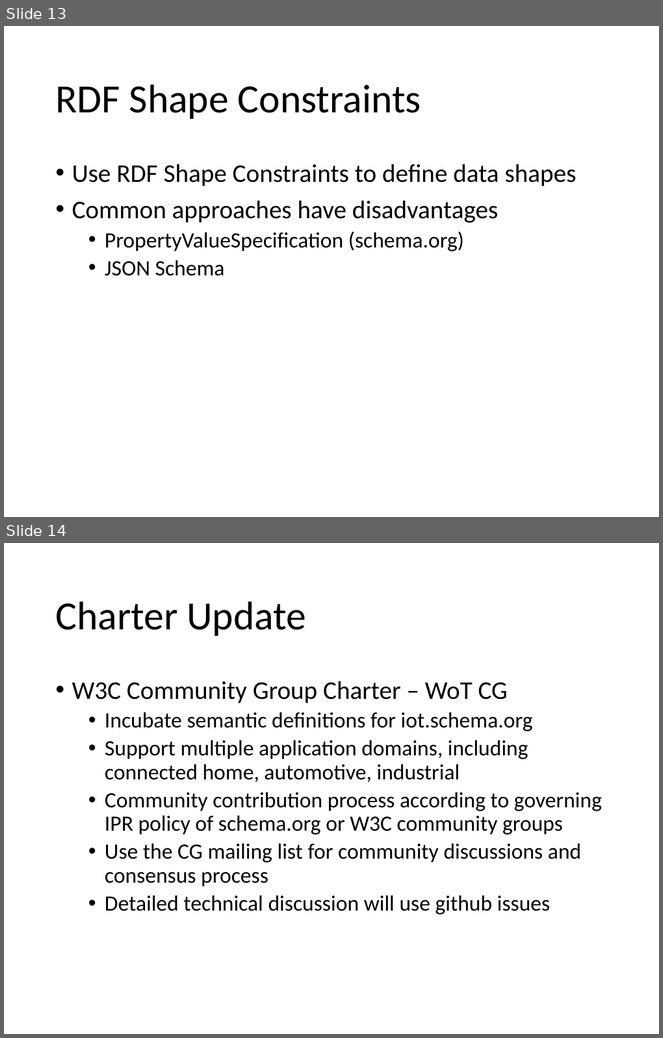
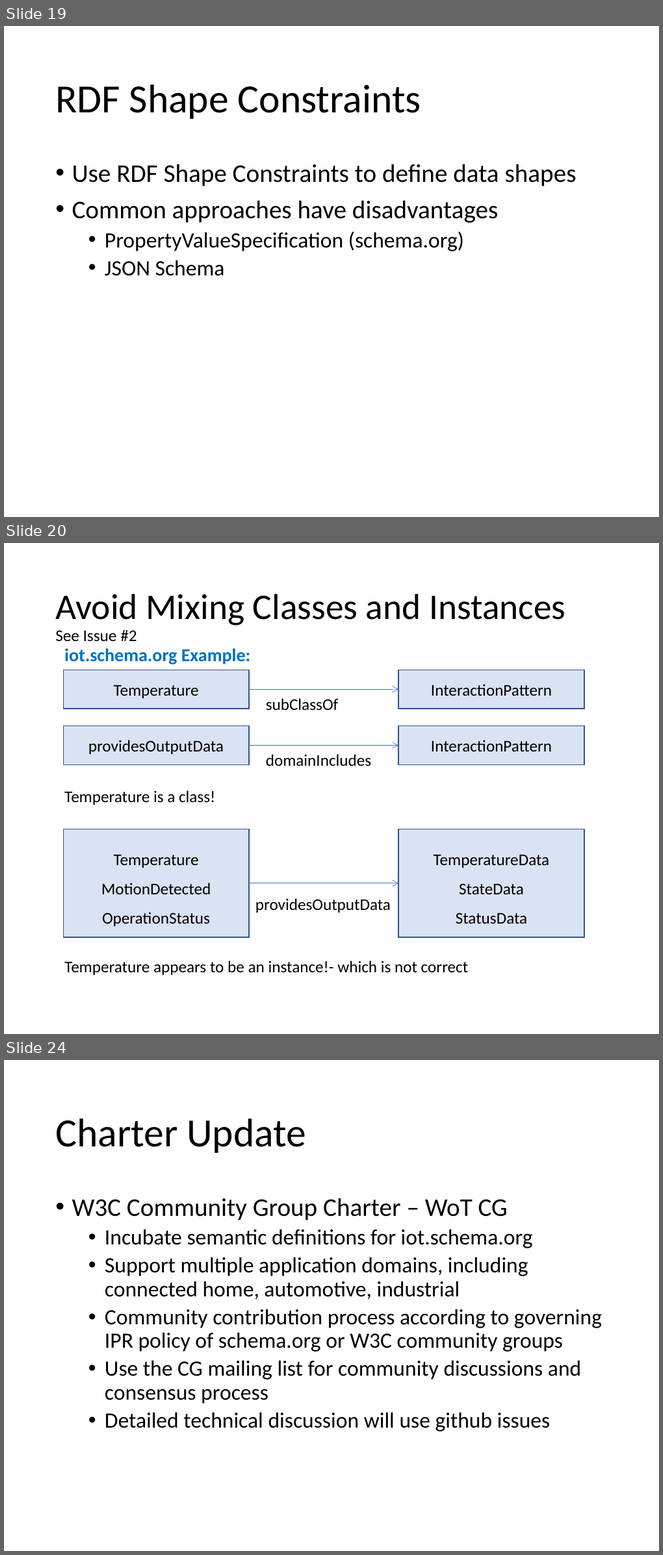
Before and after one commit to iot-schema-collab/teleconferences, a slide deck: iot.schema.org-19042018.pptx. Shown one above the other, each under a label of ours: slides 13 and 14 before the commit, slides 19, 20 and 24 after it; the slides between them are not shown. The pictures are 663x1038 and 663x1555 pixels, drawn with LibreOffice and Linux fonts; fonts in the diff are those of the drawing. Boxes give left, top, right and bottom in pixels: in the first picture for what was removed or moved away, otherwise in the second. Text is boxed around its words. In the diff, an @@ line names an element or a change of style, - is before the commit and + after.

```diff
--- a/iot.schema.org-19042018.pptx
+++ b/iot.schema.org-19042018.pptx
@@ slide 20 added at <box>4,543,659,1034</box>, background #FFFFFF @@
@@ title added at <box>55,594,566,642</box>, 39.6 pt, text #000000 @@
+Avoid Mixing Classes and Instances
+See Issue #2
@@ text added at <box>64,648,251,665</box>, 20 pt, text #0070C0, bold @@
+iot.schema.org Example:
@@ rectangle added at <box>64,670,249,709</box>, fill #DAE3F3, outline #325491 1 pt, 18 pt, text #000000 @@
+Temperature
@@ rectangle added at <box>399,670,584,709</box>, fill #DAE3F3, outline #325491 1 pt, 18 pt, text #000000 @@
+InteractionPattern
@@ arrow added from (249, 689) to (399, 689), #4472C4 0.5 pt @@
@@ text added at <box>266,698,339,711</box>, 18 pt, text #000000 @@
+subClassOf
@@ rectangle added at <box>64,726,249,765</box>, fill #DAE3F3, outline #325491 1 pt, 18 pt, text #000000 @@
+providesOutputData
@@ rectangle added at <box>399,726,584,765</box>, fill #DAE3F3, outline #325491 1 pt, 18 pt, text #000000 @@
+InteractionPattern
@@ arrow added from (249, 745) to (399, 745), #4472C4 0.5 pt @@
@@ text added at <box>266,754,371,766</box>, 18 pt, text #000000 @@
+domainIncludes
@@ text added at <box>64,791,215,805</box>, 18 pt, text #000000 @@
+Temperature is a class!
@@ rectangle added at <box>64,829,249,938</box>, fill #DAE3F3, outline #325491 1 pt, 18 pt, text #000000 @@
+Temperature
+MotionDetected
+OperationStatus
@@ rectangle added at <box>399,829,584,938</box>, fill #DAE3F3, outline #325491 1 pt, 18 pt, text #000000 @@
+TemperatureData
+StateData
+StatusData
@@ arrow added from (249, 884) to (399, 884), #4472C4 0.5 pt @@
@@ text added at <box>256,899,391,913</box>, 18 pt, text #000000 @@
+providesOutputData
@@ text added at <box>64,961,469,975</box>, 18 pt, text #000000 @@
+Temperature appears to be an instance!- which is not correct
@@ what was slide 13 is now slide 19 @@
@@ what was slide 14 is now slide 24 @@
```
Also in this commit, not shown: 9 other slides added, 1 other file.
